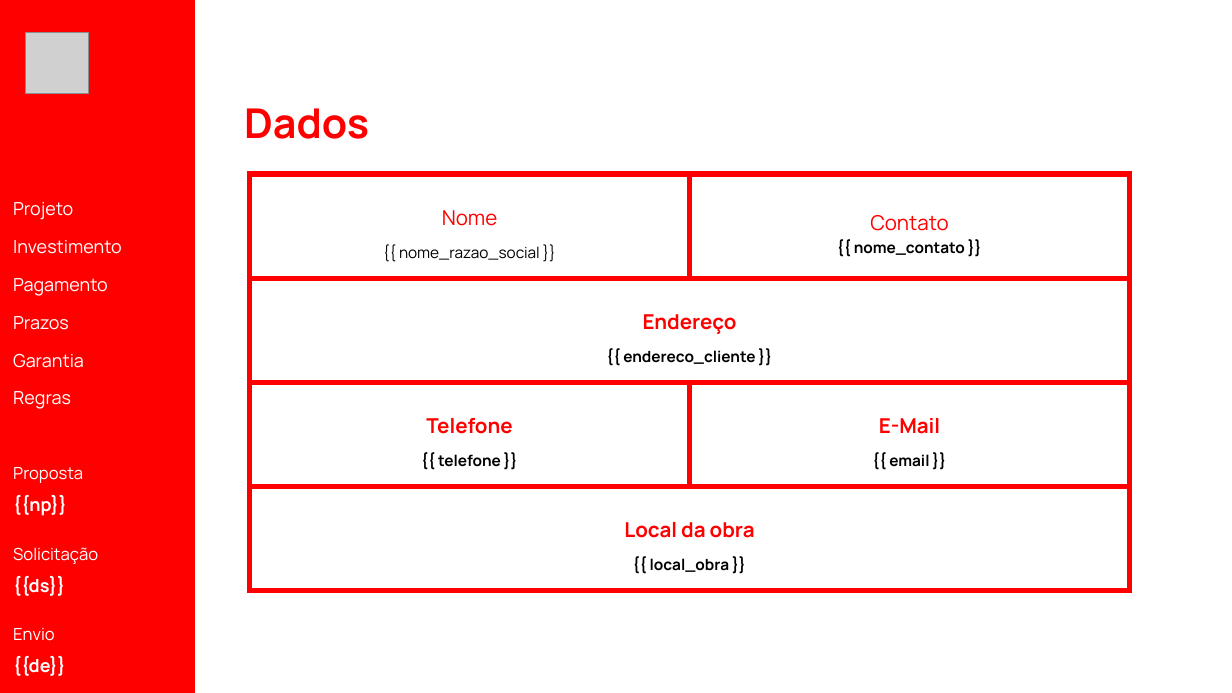
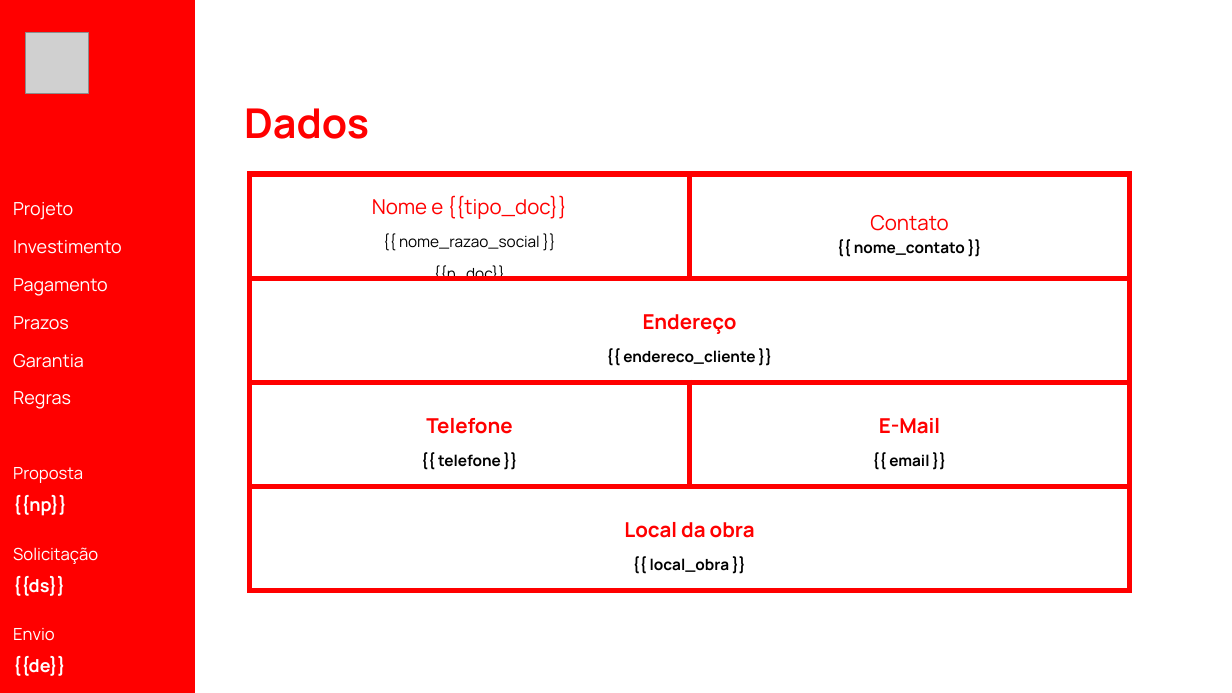
Before and after one commit to LeoDosPisos/Playpiso-Intranet, a slide deck: slide 1 of Backend/services/pptx-generator-service/slides/global/dados_cliente.pptx. Drawn at 1232x693 pixels with LibreOffice and Linux fonts; fonts in the diff are those of the drawing; grey boxes stand for pictures. Boxes give left, top, right and bottom in pixels: in the first picture for what was removed or moved away, otherwise in the second. Text is boxed around its words. In the diff, an @@ line names an element or a change of style, - is before the commit and + after.

```diff
--- a/Backend/services/pptx-generator-service/slides/global/dados_cliente.pptx
+++ b/Backend/services/pptx-generator-service/slides/global/dados_cliente.pptx
@@ table at [250, 174, 1129, 591] @@
-row 1, column 1: Nome / {{ nome_razao_social }}
+row 1, column 1: Nome e {{tipo_doc}} / {{ nome_razao_social }} / {{n_doc}}
```
Also in this commit, not shown: 40 other files.
